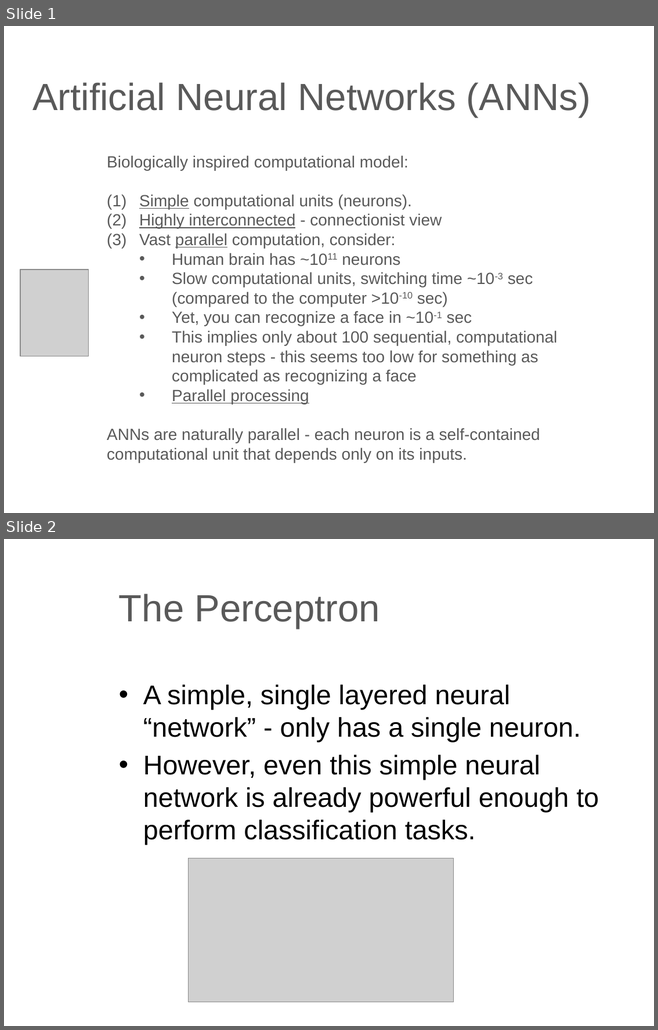
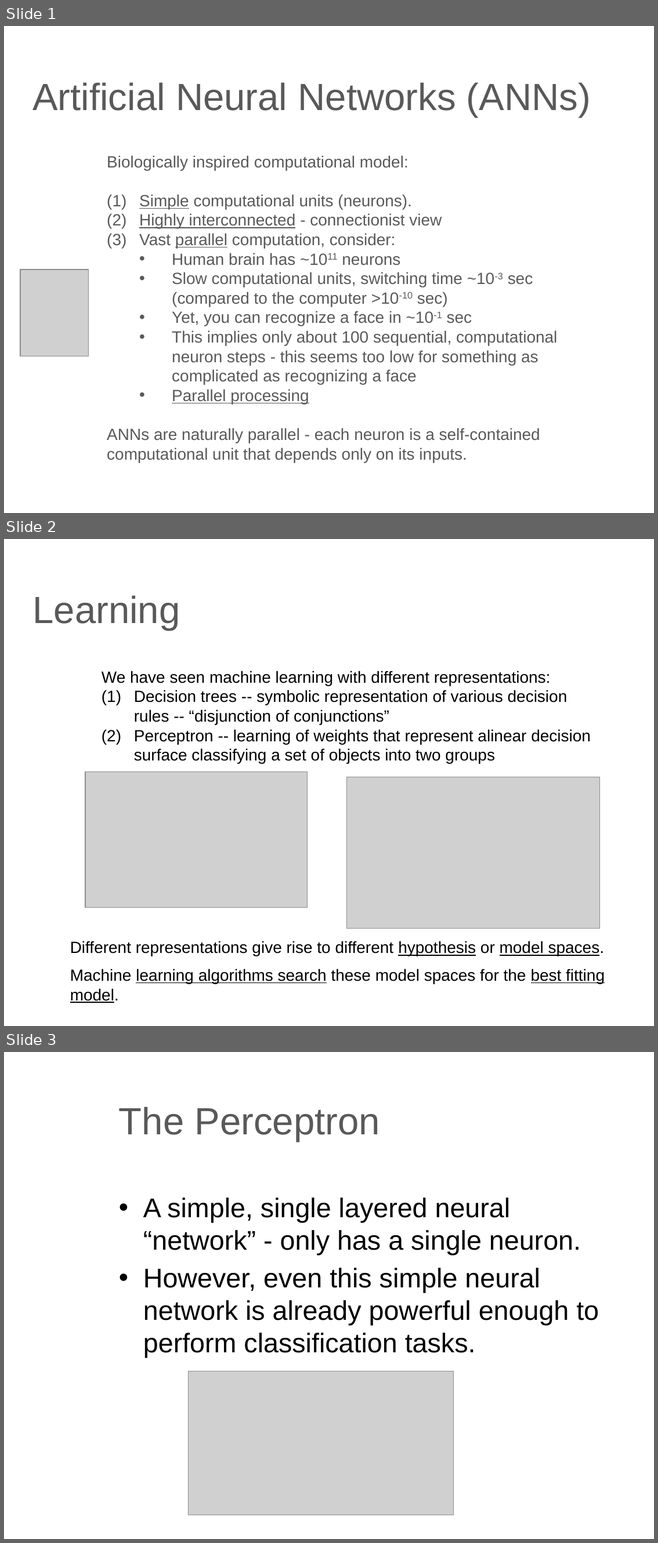
Before and after one commit to lutzhamel/CSC310, a slide deck: 14-ANN.pptx. Shown one above the other, each under a label of ours: slides 1 and 2 before the commit, slides 1, 2 and 3 after it. The pictures are 658x1030 and 658x1543 pixels, drawn with LibreOffice and Linux fonts; fonts in the diff are those of the drawing; grey boxes stand for pictures. Boxes give left, top, right and bottom in pixels: in the first picture for what was removed or moved away, otherwise in the second. Text is boxed around its words. In the diff, an @@ line names an element or a change of style, - is before the commit and + after.

```diff
--- a/14-ANN.pptx
+++ b/14-ANN.pptx
@@ slide 2 added at <box>4,539,654,1026</box>, background #FFFFFF @@
@@ title added at <box>32,595,180,630</box>, 42 pt, text #595959 @@
+Learning
@@ text added at <box>101,671,590,763</box>, 18 pt, text #000000 @@
+We have seen machine learning with different representations:
+(1) Decision trees -- symbolic representation of various decision
+    rules -- “disjunction of conjunctions”
+(2) Perceptron -- learning of weights that represent alinear decision
+    surface classifying a set of objects into two groups
@@ picture added at <box>85,772,307,907</box> @@
@@ picture added at <box>346,777,600,929</box> @@
@@ text added at <box>70,941,604,1003</box>, 18 pt, text #000000 @@
+Different representations give rise to different hypothesis or model spaces.
+Machine learning algorithms search these model spaces for the best fitting
+model.
@@ what was slide 2 is now slide 3 @@
```
Also in this commit, not shown: 16 other slides added, 3 slides removed, 5 other files.
